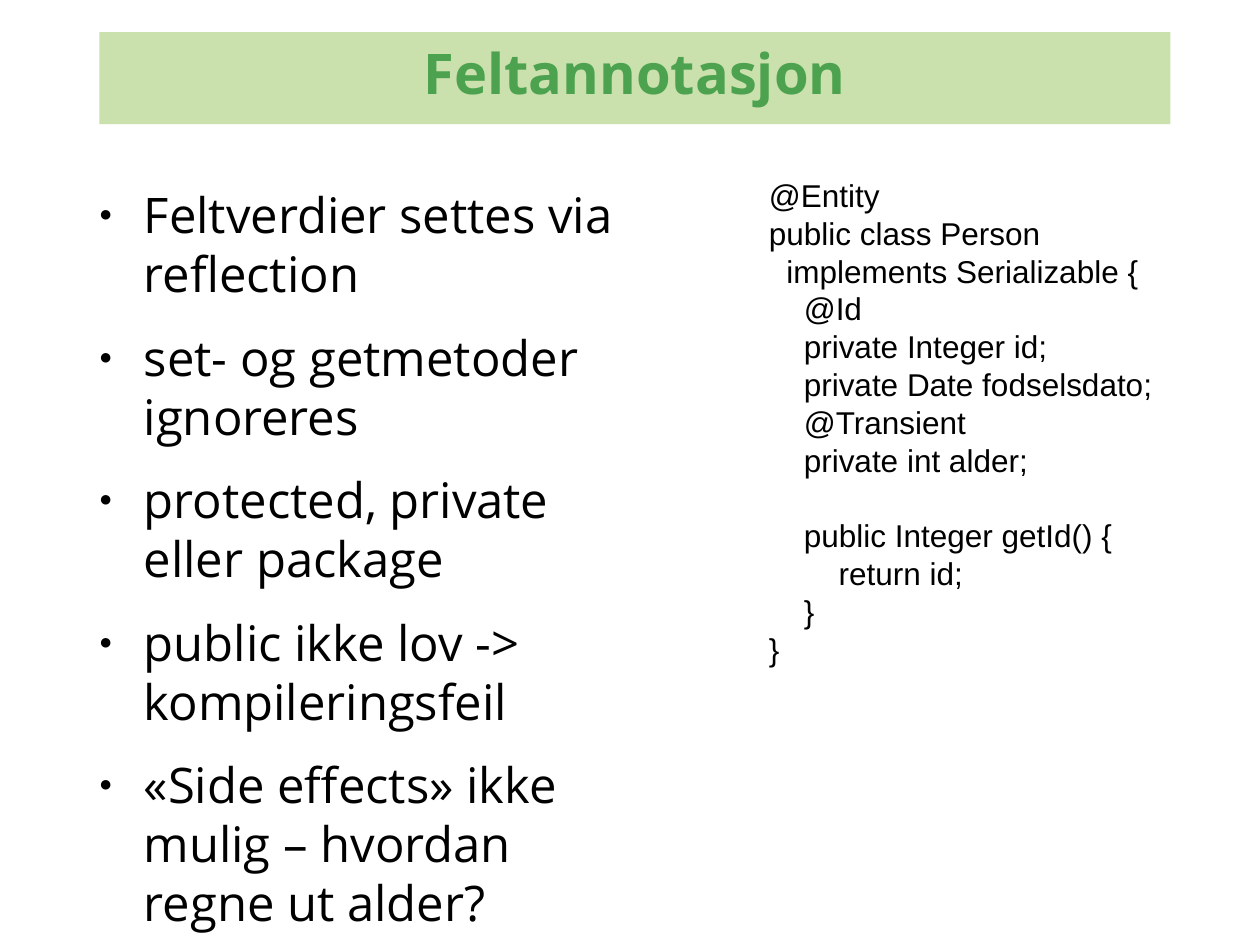
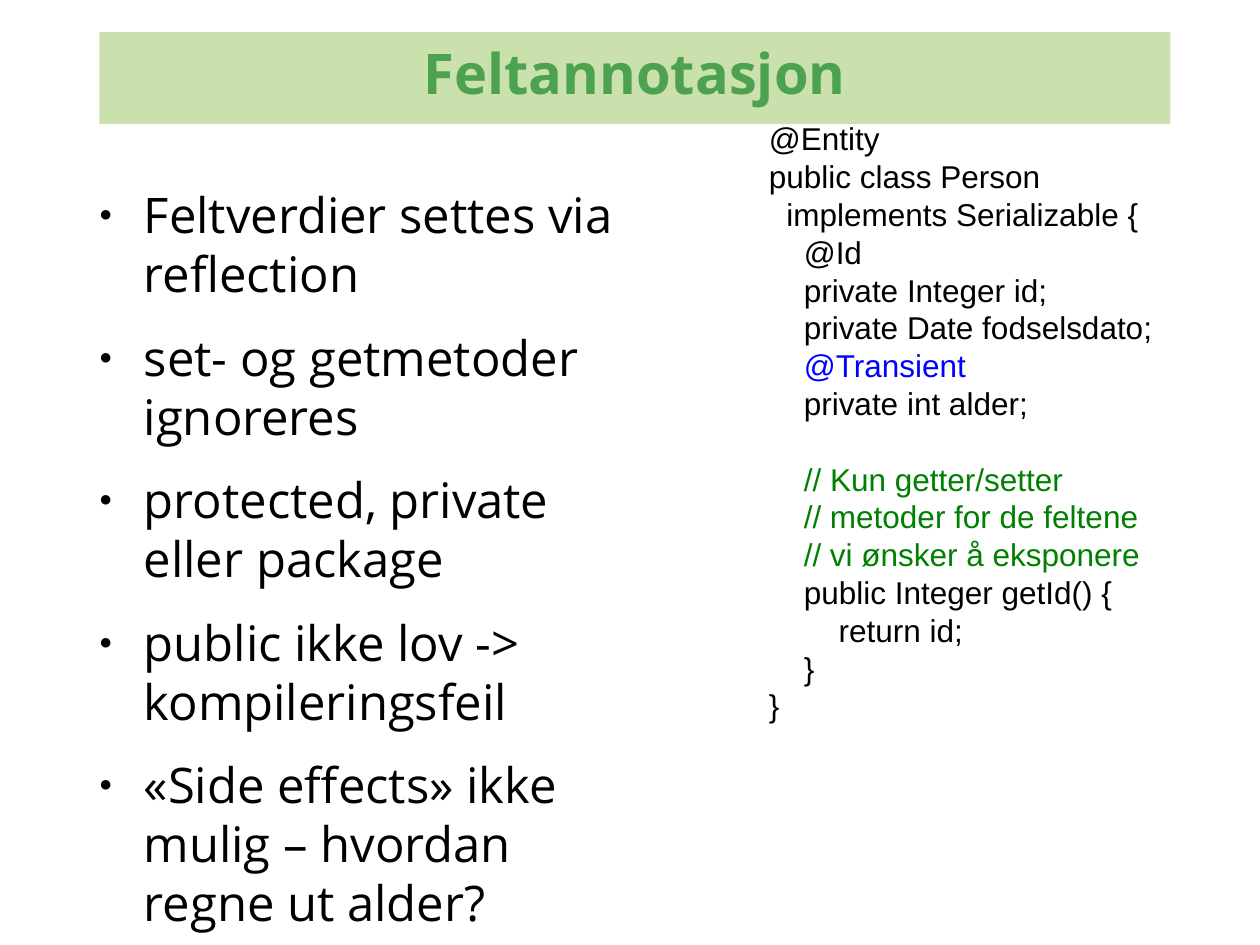
Before and after one commit to kenglxn/seam-maven-refimpl, a slide deck: slide 10 of sandbox/loo/jpa-continued/jpa-continued.odp (slide 9 before the commit). Drawn at 1260x945 pixels with LibreOffice and Linux fonts; fonts in the diff are those of the drawing; background and template pictures are left out. Boxes give left, top, right and bottom in pixels: in the first picture for what was removed or moved away, otherwise in the second. Text is boxed around its words. In the diff, an @@ line names an element or a change of style, - is before the commit and + after.

```diff
--- a/sandbox/loo/jpa-continued/jpa-continued.odp
+++ b/sandbox/loo/jpa-continued/jpa-continued.odp
@@ text "@Entity": place and size @@
-text "@Entity" at (769,184,1152,589)
+text "@Entity" at (769,127,1152,646)
@@ text at (804,354,966,382): text colour #000000 to #0000FF in "@Transient" @@
@@ text at (830,468,1140,572): paragraphs added @@
+// Kun getter/setter
+// metoder for de feltene
+// vi ønsker å eksponere
```
Also in this commit, not shown: 22 other slides changed, 6 slides added, 1 other file.
